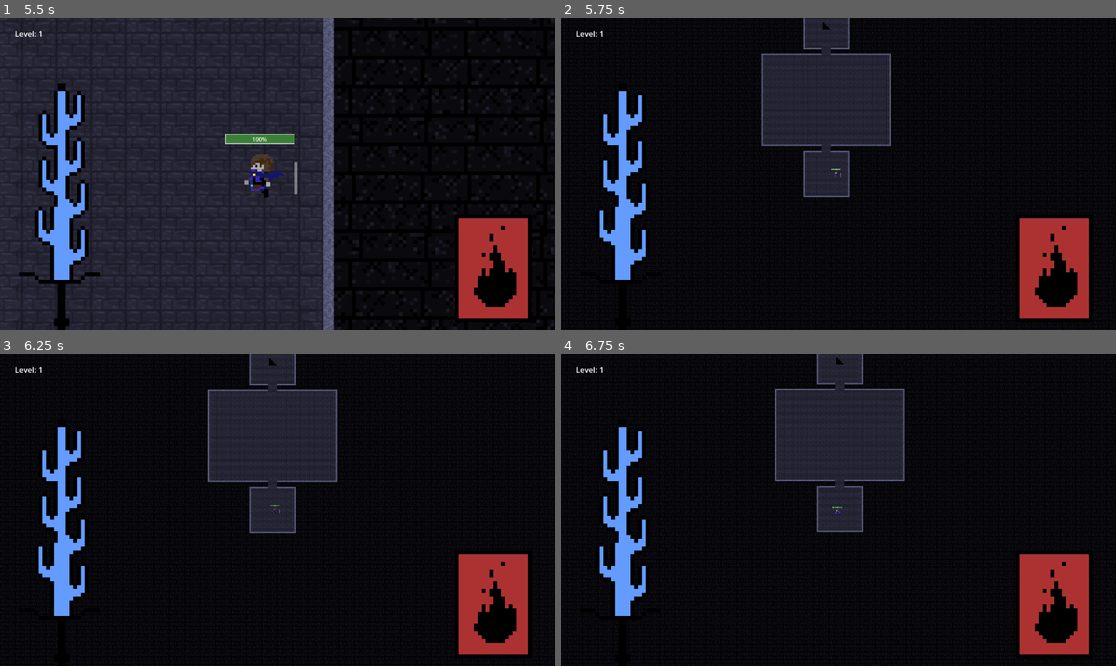
Above: before the commit, frames 1-4 (two rows, left to right).
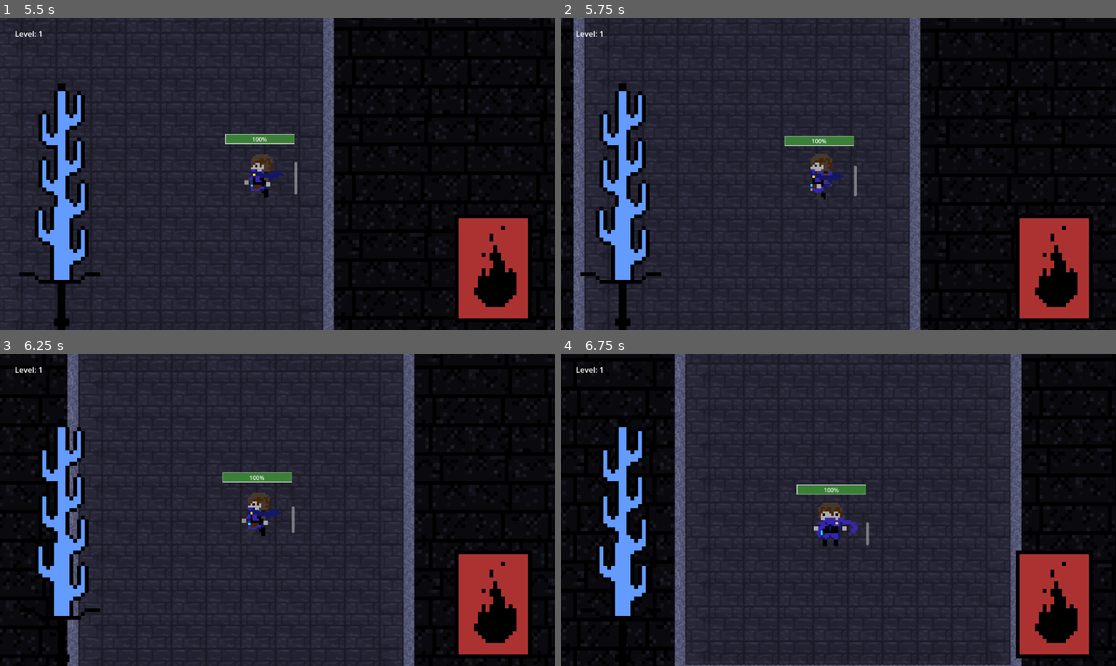
Above: after the commit, the same moments.

Repository: zwack32/crypt_of_the_silver_phoenix
Game: Godot game, scene res://scenes/start_menu.tscn
Two runs of this game, one before a commit and one after it. Both use one fixed random seed, a clock stepped at 60 frames per second and the inputs below. The engine's default icon, where the game draws it, is replaced by a stand-in: a white triangle on a blue panel in a dark square.
Inputs (mouse positions are in pixels of both pictures, inside the frame that each line leads up to):
- Up to frame 1 (5.5 s): click (394, 139) at 0.5 s; click (394, 139) at 1.25 s; move the mouse to (399, 158) at 2.02 s; hold D (move_right) 2.03-2.78 s; click (399, 158) at 2.1 s; move the mouse to (166, 189) at 2.77 s; hold S (move_down) 2.78-3.53 s; tap E (pick_up) at 2.85, 5.1 s; move the mouse to (333, 105) at 3.52 s; hold D (move_right) 3.53-4.28 s; right-click (333, 105) at 3.6 s; move the mouse to (249, 236) at 4.27 s; hold W (move_up) 4.28-5.03 s; click (249, 236) at 4.35 s; move the mouse to (444, 220) at 5.02 s; hold A (move_left) from 5.03 s (still down)
- Up to frame 2 (5.75 s): keep holding A (move_left); tap Tab (map_view) at 5.65 s
- Up to frame 3 (6.25 s): keep holding A (move_left); move the mouse to (111, 463) at 5.77 s; right-click (111, 463) at 5.85 s
- Up to frame 4 (6.75 s): move the mouse to (866, 510) at 6.52 s; release A (move_left) at 6.53 s; hold S (move_down) from 6.53 s (still down); click (866, 510) at 6.6 s

Frame 1 is identical in both runs. In frame 2, 49% of the frame differs, in the area x 0-100%, y 0-100%; in frame 3, 52%; in frame 4, 52%.

Commit message:
Hold tab key for map view

Diff:
--- a/character_scripts/Player.gd
+++ b/character_scripts/Player.gd
@@ -17,7 +17,6 @@
 var bounce_velocity = Vector2.UP
 var can_swing = true
 var is_dead = false
-var is_map_view = false
 
 @onready var game_over = preload("res://scenes/game_over.tscn")
 
@@ -49,10 +48,7 @@
 func _process(delta):
 	move()
 
-	if Input.is_action_just_pressed("map_view"):
-		is_map_view = !is_map_view
-
-	if is_map_view:
+	if Input.is_action_pressed("map_view"):
 		camera_2d.zoom = Vector2(0.1, 0.1)
 	else:
 		camera_2d.zoom = Vector2(0.75, 0.75)
--- a/character_scripts/bat.gd
+++ b/character_scripts/bat.gd
@@ -100,6 +100,7 @@
 			if check_attack_timer():
 				await get_tree().create_timer(2).timeout
 
+			attack_timer.wait_time += randf_range(-2.0, 2.0)
 			attack_timer.start()
 	if death_timer.time_left <= 0 and dead:
 		animated_sprite_2d.play("Bat_die")
